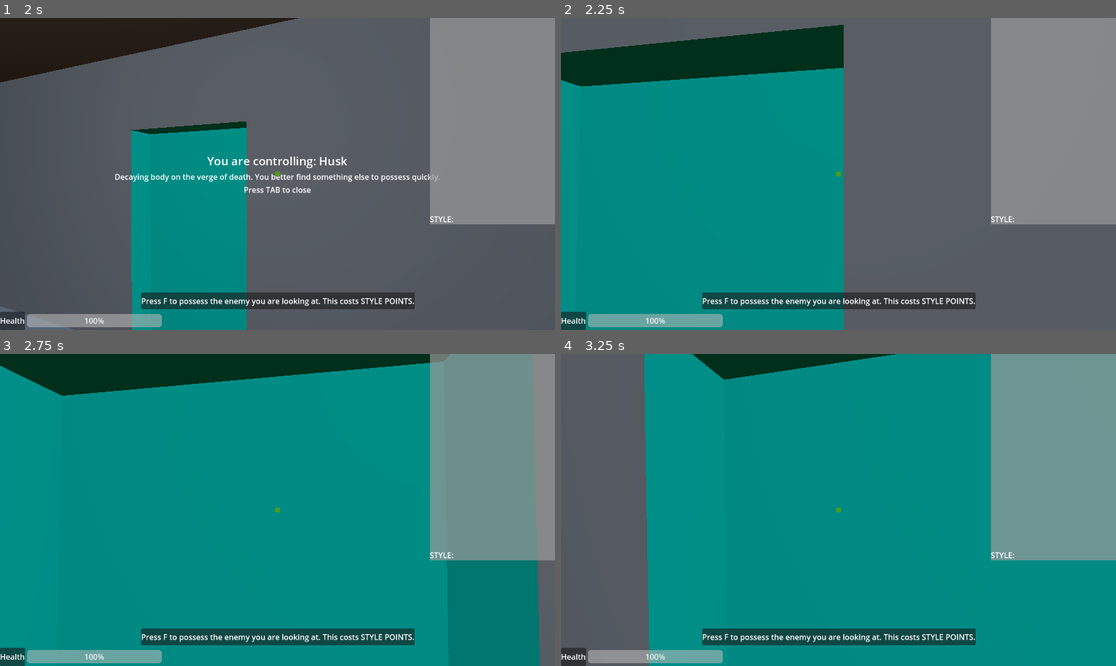
Above: before the commit, frames 1-4 (two rows, left to right).
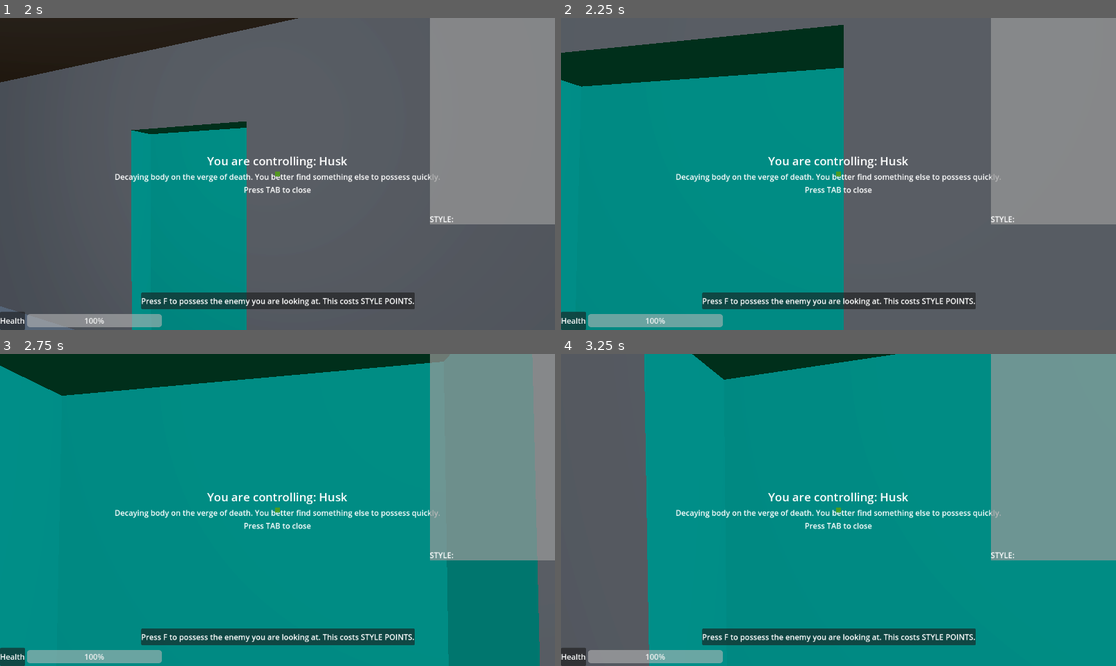
Above: after the commit, the same moments.

Repository: city-high-rider/soulswap
Game: Godot game, scene res://test_level.tscn
Two runs of this game, one before a commit and one after it. Both use one fixed random seed, a clock stepped at 60 frames per second and the inputs below. Sound files missing from this copy of the repository are replaced by a short silence.
Inputs (mouse positions are in pixels of both pictures, inside the frame that each line leads up to):
- Up to frame 1 (2 s): tap Enter at 0.5 s; move the mouse to (305, 174) at 0.52 s; hold W (forward) from 0.53 s (still down); tap F (possess) at 0.6, 1.35 s; tap Space (jump) at 0.77, 1.52 s; move the mouse to (249, 174) at 1.27 s
- Up to frame 2 (2.25 s): keep holding W (forward); tap F (possess) at 2 s; move the mouse to (849, 167) at 2.02 s; press the mouse at (849, 167) at 2.03 s
- Up to frame 3 (2.75 s): keep holding W (forward); tap F (possess) at 2.3 s
- Up to frame 4 (3.25 s): keep holding W (forward); tap F (possess) at 2.75, 3.05 s; move the mouse to (832, 516) at 2.77 s; release the mouse at (832, 516) at 2.78 s; right-click (832, 516) at 2.85 s; tap Space (jump) at 3.02 s

Frame 1 is identical in both runs. In frame 2, 1.0% of the frame differs, in the area x 20-80%, y 44-57%; in frame 3, 1.1%; in frame 4, 1.1%.

Commit message:
make popup timer longer

Diff:
--- a/components/UI/UI.gd
+++ b/components/UI/UI.gd
@@ -28,7 +28,7 @@
 		return
 	show()
 	toggle_body_info()
-	await get_tree().create_timer(2).timeout
+	await get_tree().create_timer(3.5).timeout
 	toggle_body_info()
 
 
